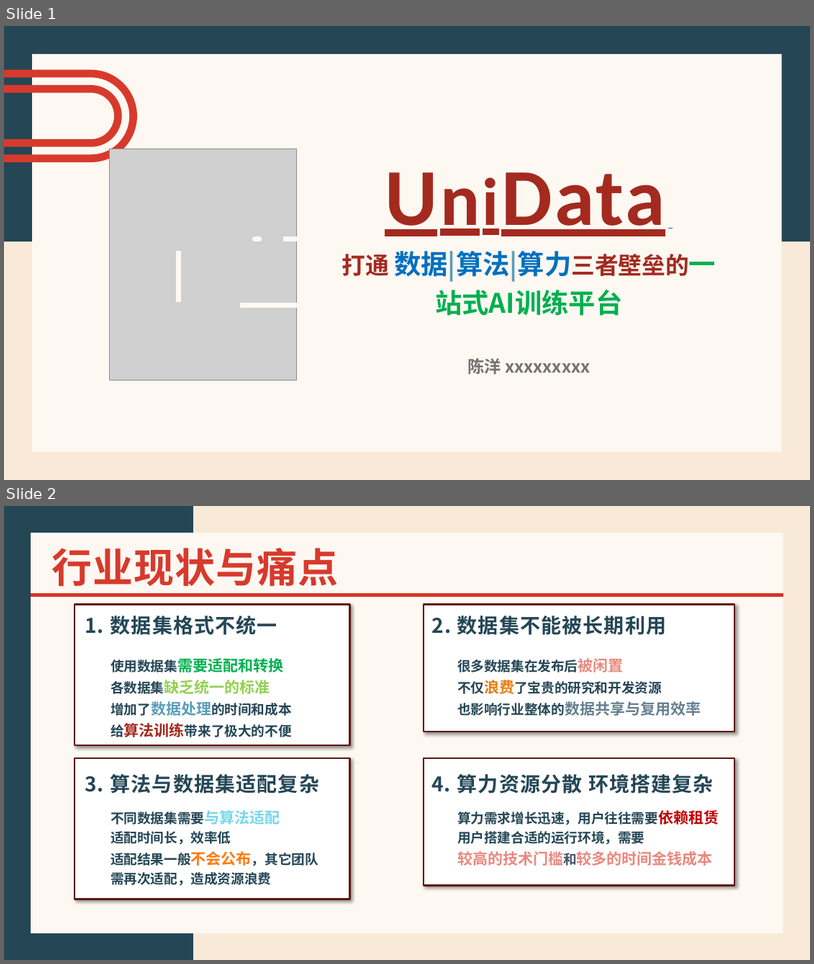
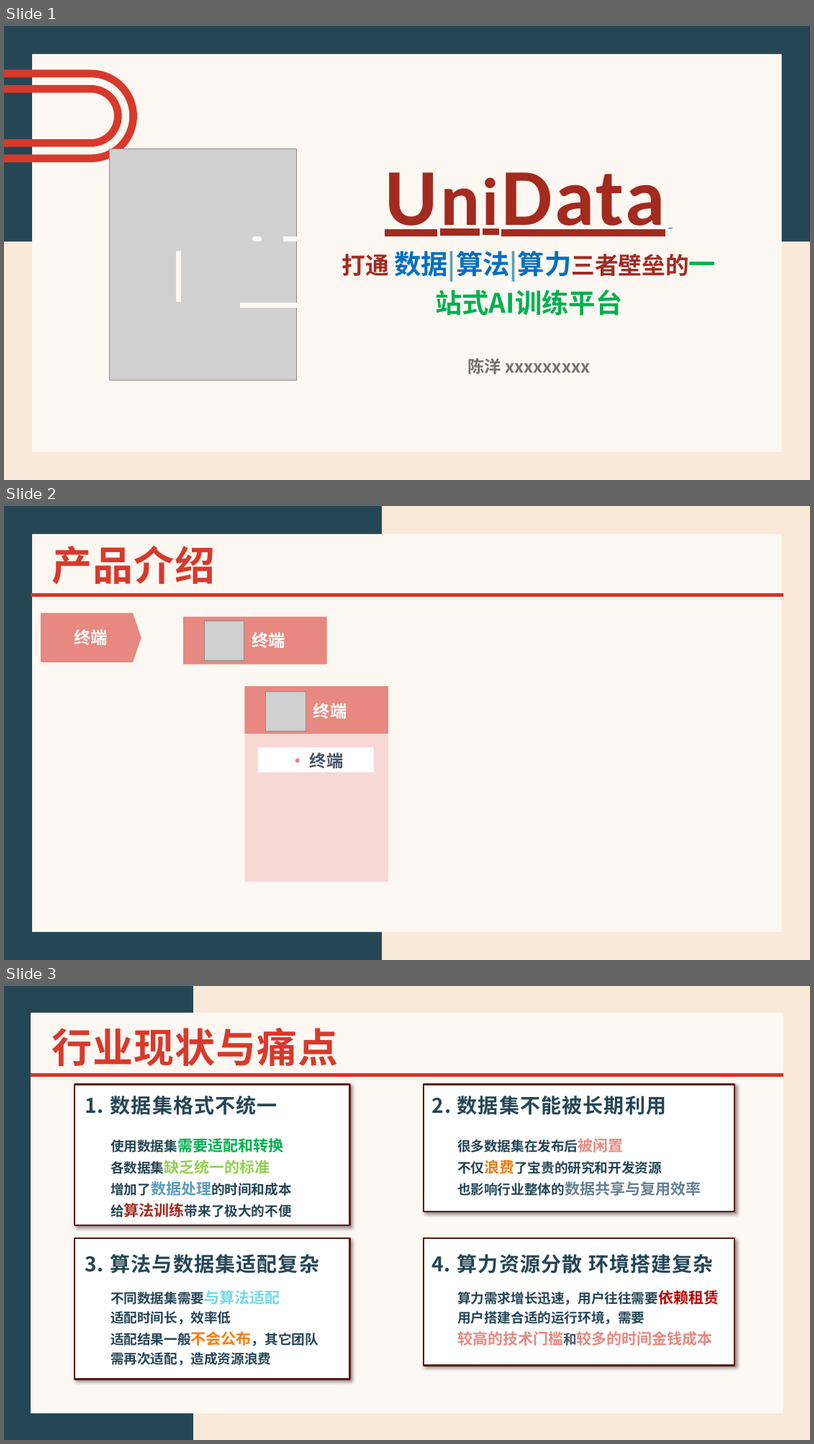
Before and after one commit to Data-Science-Tech/UniDataTeam, a slide deck: UniData.pptx. Shown one above the other, each under a label of ours: slides 1 and 2 before the commit, slides 1, 2 and 3 after it. The pictures are 814x964 and 814x1444 pixels, drawn with LibreOffice and Linux fonts; fonts in the diff are those of the drawing; grey boxes stand for pictures. Boxes give left, top, right and bottom in pixels: in the first picture for what was removed or moved away, otherwise in the second. Text is boxed around its words. In the diff, an @@ line names an element or a change of style, - is before the commit and + after.

Commit message:
更改了PPT

```diff
--- a/UniData.pptx
+++ b/UniData.pptx
@@ slide 2 added at [4,506,810,960], background #F8E9D8; not listed: 1 template element that a slide beside it also shows @@
@@ rectangle added at [4,506,382,960], fill #244655 @@
@@ title added at [52,546,215,584], 48 pt, text #D73A2C, bold @@
+产品介绍
@@ line added from (31, 595) to (784, 595), #D63527 4.5 pt @@
@@ pentagon arrow added at [41,614,141,662], fill #E78980, outline #E78980 2 pt @@
@@ text added at [74,629,108,645], 20 pt, text #FFFFFF, bold @@
+终端
@@ rectangle added at [183,617,327,664], fill #E78980 @@
@@ picture added at [205,620,244,660] @@
@@ text added at [252,632,286,648], 20 pt, text #FFFFFF, bold @@
+终端
@@ group added at [244,686,388,882]: 2 rectangles, 1 text, 1 picture @@
+终端
@@ rectangle added at [258,747,373,772], fill #FFFFFF @@
@@ text added at [310,752,344,768], 20 pt, text #44546A, bold @@
+· 终端
@@ what was slide 2 is now slide 3 @@
```
